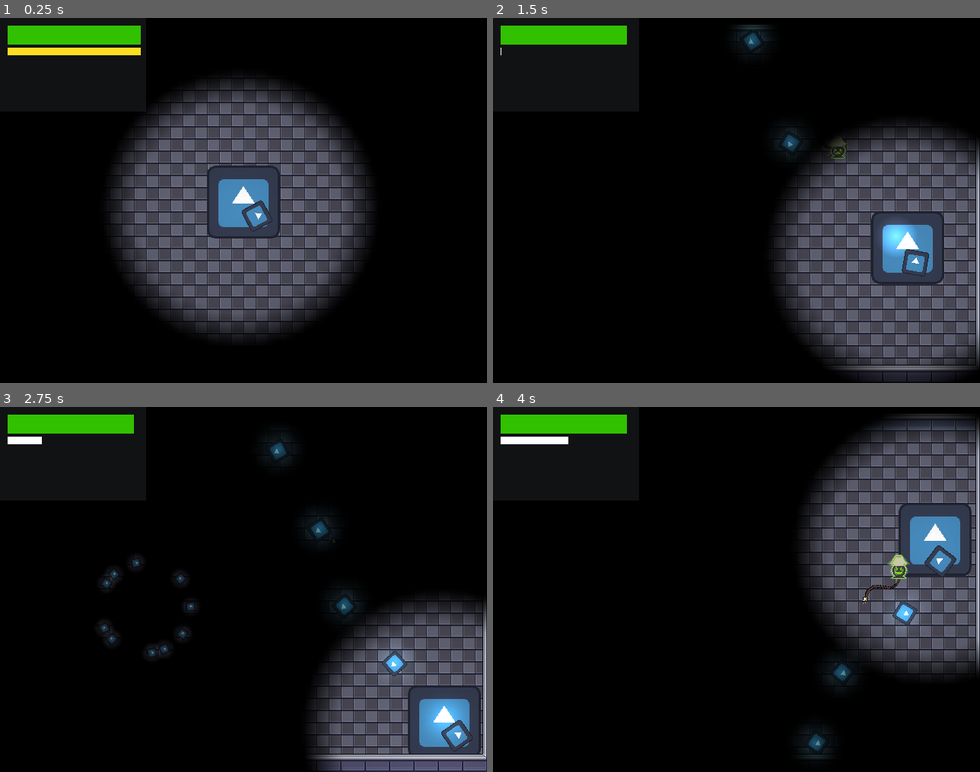
Above: before the commit, frames 1-4 (two rows, left to right).
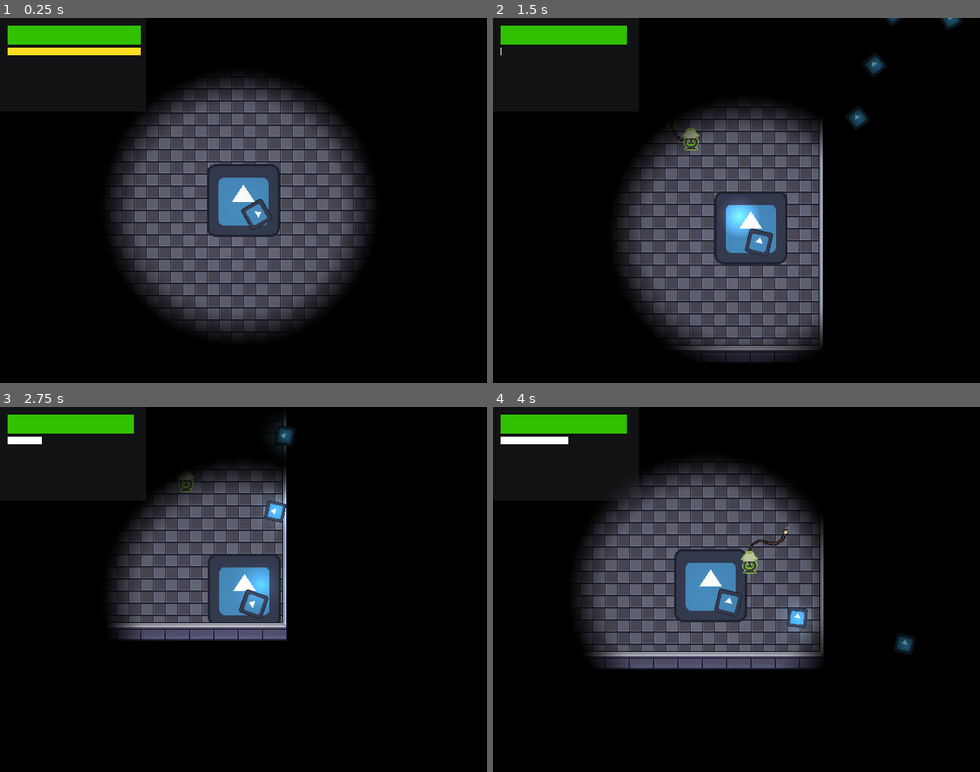
Above: after the commit, the same moments.

Repository: kevinfiddick/kill-switch
Game: Godot game, scene res://scenes/TestLevel.tscn
Two runs of this game, one before a commit and one after it. Both use one fixed random seed, a clock stepped at 60 frames per second and the inputs below. This scene is started directly instead of the project's main scene. The engine's default icon, where the game draws it, is replaced by a stand-in: a white triangle on a blue panel in a dark square.
Inputs (mouse positions are in pixels of both pictures, inside the frame that each line leads up to):
- Up to frame 1 (0.25 s): no input
- Up to frame 2 (1.5 s): tap Enter at 0.5 s; move the mouse to (843, 182) at 0.52 s; press the mouse at (843, 182) at 0.53 s; hold D (right) 0.53-1.28 s; move the mouse to (639, 218) at 1.27 s; release the mouse at (639, 218) at 1.28 s; hold Down (down) from 1.28 s (still down); right-click (639, 218) at 1.35 s
- Up to frame 3 (2.75 s): move the mouse to (292, 509) at 2.02 s; release Down (down) at 2.03 s; press the mouse at (292, 509) at 2.03 s; hold D (right) from 2.03 s (still down)
- Up to frame 4 (4 s): move the mouse to (712, 662) at 2.77 s; release D (right) at 2.78 s; release the mouse at (712, 662) at 2.78 s; hold Up (up) 2.78-3.53 s; right-click (712, 662) at 2.85 s; move the mouse to (882, 644) at 3.52 s; press the mouse at (882, 644) at 3.53 s; hold Left (left) from 3.53 s (still down)

The runs differ from the first frame. In frame 1, 6.9% of the frame differs, in the area x 22-77%, y 16-87%; in frame 2, 45%, in the area x 25-100%, y 0-100%; in frame 3, 30%; in frame 4, 45%.

Commit message:
Update TestLevel.tscn

Diff:
--- a/scenes/TestLevel.tscn
+++ b/scenes/TestLevel.tscn
@@ -206,9 +206,6 @@
 
 [node name="TestLevel" type="Node2D"]
 
-[node name="Camera2D" type="Camera2D" parent="."]
-anchor_mode = 0
-
 [node name="TileMapLayer3" type="TileMapLayer" parent="."]
 tile_map_data = PackedByteArray("AAD//wAAAAAKAAAAAAD//wEAAAAKAAAAAAD//wIAAAAKAAAAAAD//wMAAAAKAAAAAAD//wQAAAAKAAAAAAD//w …(57264 unchanged characters)…
 tile_set = SubResource("TileSet_vn0oh")
@@ -225,6 +222,10 @@
 [node name="Player" parent="." instance=ExtResource("2_juyo5")]
 position = Vector2(320, 242)
 
+[node name="Camera2D" type="Camera2D" parent="Player"]
+process_callback = 0
+position_smoothing_enabled = true
+
 [node name="EnemyLamp" parent="." node_paths=PackedStringArray("player_reference") instance=ExtResource("3_tf5gl")]
 position = Vector2(490, 100)
 player_reference = NodePath("../Player")
